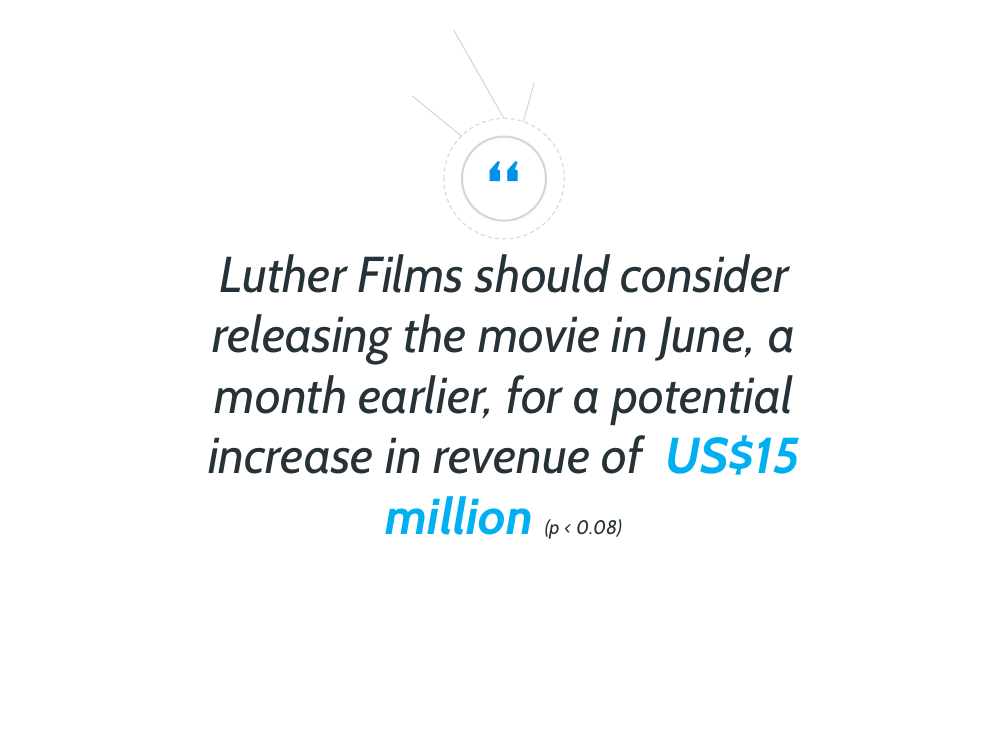
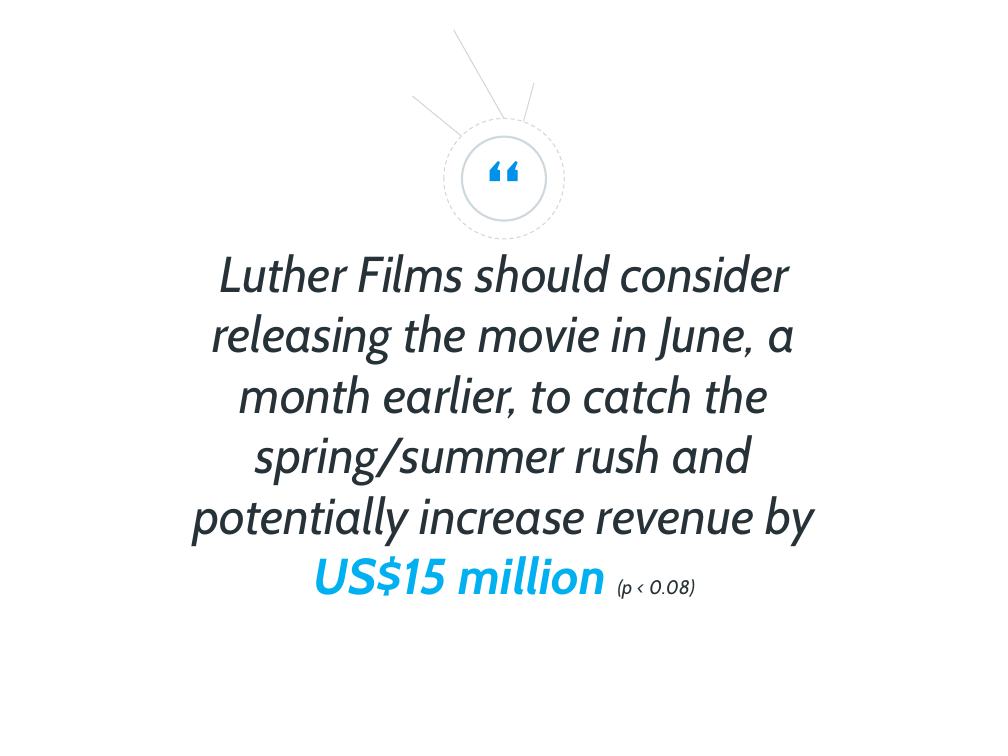
Before and after one commit to kcsph/Project-Luther, a slide deck: slide 9 of [Metis] Project Luther.pptx. Drawn at 1008x756 pixels with LibreOffice and Linux fonts; fonts in the diff are those of the drawing; background and template pictures are left out. Boxes give left, top, right and bottom in pixels: in the first picture for what was removed or moved away, otherwise in the second. Text is boxed around its words. In the diff, an @@ line names an element or a change of style, - is before the commit and + after.

```diff
--- a/[Metis] Project Luther.pptx
+++ b/[Metis] Project Luther.pptx
@@ text at bbox=[193, 254, 814, 599]: text changed @@
-Luther Films should consider releasing the movie in June, a month earlier, for a potential increase in revenue of US$15 million (p < 0.08)
+Luther Films should consider releasing the movie in June, a month earlier, to catch the spring/summer rush and potentially increase revenue by US$15 million (p < 0.08)
```
Also in this commit, not shown: 3 other slides changed, 1 other file.
